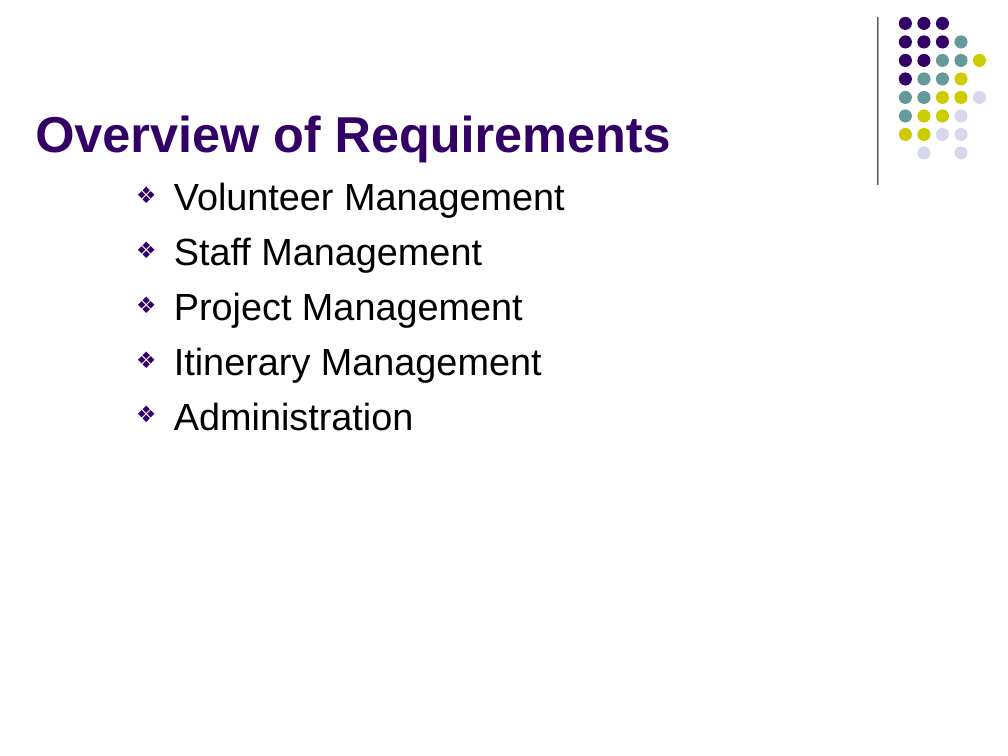
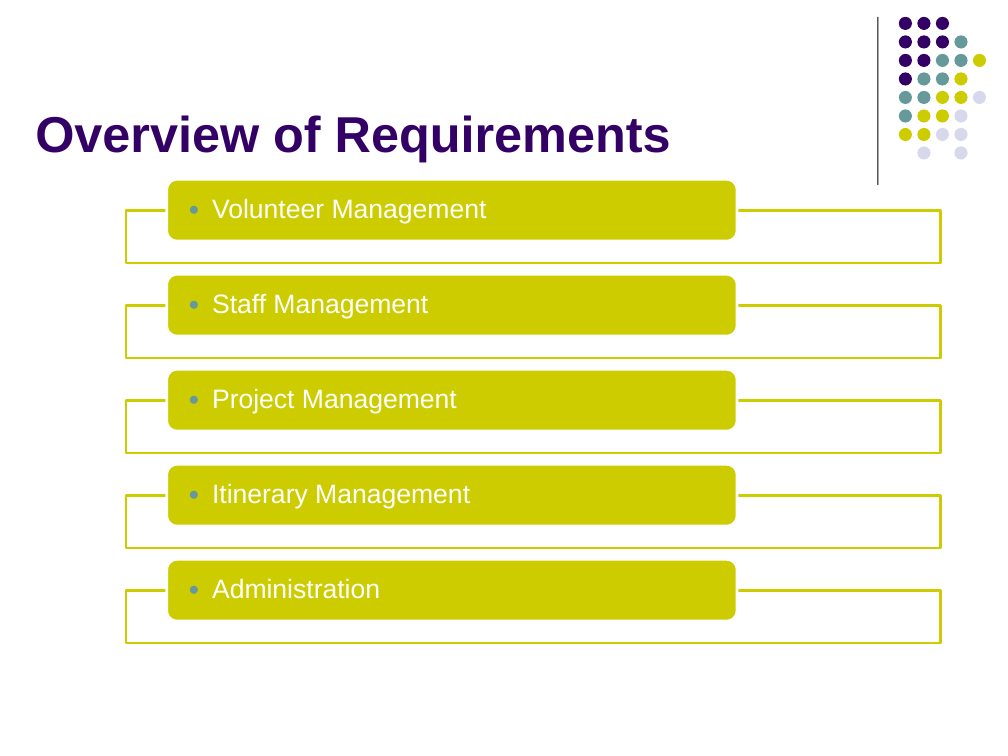
Before and after one commit to imireasa/mtech-se18-t08s, a slide deck: slide 7 of docs/W-9 Working Document/W-9.3 Presentation Slides/Phase1/vms_first_presentation_v0.1a.pptx. Drawn at 1008x756 pixels with LibreOffice and Linux fonts; fonts in the diff are those of the drawing. Boxes give left, top, right and bottom in pixels: in the first picture for what was removed or moved away, otherwise in the second. Text is boxed around its words. In the diff, an @@ line names an element or a change of style, - is before the commit and + after.

```diff
--- a/docs/W-9 Working Document/W-9.3 Presentation Slides/Phase1/vms_first_presentation_v0.1a.pptx
+++ b/docs/W-9 Working Document/W-9.3 Presentation Slides/Phase1/vms_first_presentation_v0.1a.pptx
@@ text removed at (x1=174, y1=182, x2=565, y2=431) @@
-❖ Volunteer Management
-❖ Staff Management
-❖ Project Management
-❖ Itinerary Management
-❖ Administration
@@ group added at (x1=126, y1=179, x2=940, y2=643): 5 rectangles, 5 rounded rectangles, 5 texts @@
+● Volunteer Management
+● Staff Management
+● Project Management
+● Itinerary Management
+● Administration
```
Also in this commit, not shown: 1 other slide changed.
